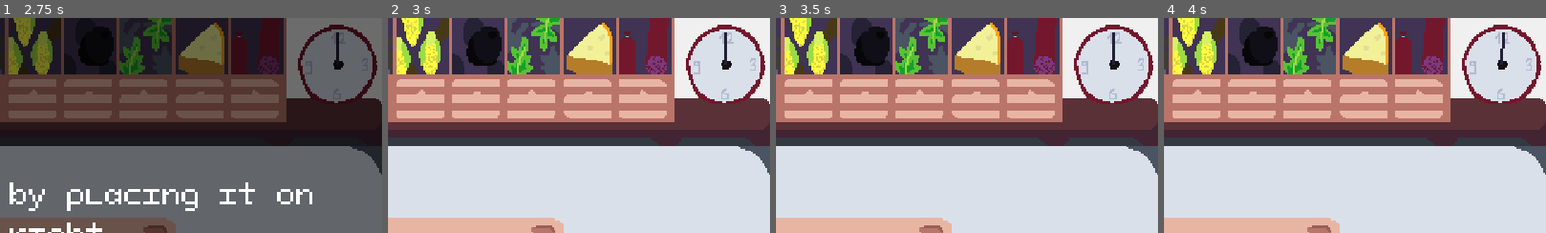
Above: before the commit, frames 1-4 (left to right).
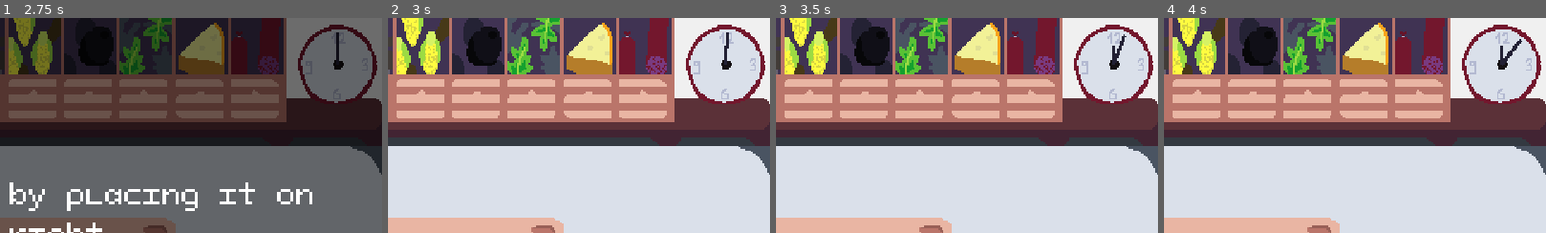
Above: after the commit, the same moments.

Repository: martindzejky/pizza-game
Game: Godot game, scene res://scenes/tutorial.tscn
Two runs of this game, one before a commit and one after it. Both use one fixed random seed, a clock stepped at 60 frames per second and the inputs below. This scene is started directly instead of the project's main scene.
Inputs (mouse positions are % of the whole screen's width and height, from its top left):
- Up to frame 1 (2.75 s): tap Enter at 0.5, 2 s; move the mouse to (45, 70) at 0.52 s; click (45, 70) at 0.67 s; tap Space at 1.25 s; move the mouse to (80, 65) at 1.27 s; click (80, 65) at 1.42 s; move the mouse to (20, 35) at 2.02 s; click (20, 35) at 2.17 s
- Up to frame 2 (3 s): tap Space at 2.75 s; move the mouse to (55, 50) at 2.77 s; click (55, 50) at 2.92 s
- Up to frame 3 (3.5 s): no input
- Up to frame 4 (4 s): move the mouse to (12, 15) at 3.52 s; click (12, 15) at 3.67 s
The pictures show only the part of the screen within x 50-100%, y 0-50%; the shares and areas given below are measured in that part.

Frame 1 is identical in both runs. In frame 2, less than 0.1% of the frame differs, in the area x 88-90%, y 6-15%; in frame 3, 0.2%; in frame 4, 0.2%, in the area x 88-94%, y 6-23%.

Commit message:
add large and small clock hand and animations
Large hand = 10 seconds
Small hand = 3 minutes, after which the level ends

Diff:
--- a/objects/clock/clock.gd
+++ b/objects/clock/clock.gd
@@ -1,10 +1,5 @@
 extends Node2D
 
-
-func _process(delta):
-    # animate the hand based on the timer
-    var percentage = 1.0 - $timer.time_left / $timer.wait_time
-    $hand.rotation = -PI/2 + percentage * PI*2
 
 func _on_timer_timeout():
     # reveal mouse if hidden
--- a/objects/clock/clock.tscn
+++ b/objects/clock/clock.tscn
@@ -1,8 +1,135 @@
-[gd_scene load_steps=4 format=3 uid="uid://b8eyata53lsrj"]
+[gd_scene load_steps=13 format=3 uid="uid://b8eyata53lsrj"]
 
 [ext_resource type="Texture2D" uid="uid://dimp1yqntdub1" path="res://sprites/clock.png" id="1_obsir"]
 [ext_resource type="Script" path="res://objects/clock/clock.gd" id="1_oip3x"]
 [ext_resource type="Texture2D" uid="uid://b7pocuro6x53p" path="res://sprites/clock-hand.png" id="2_2vbsq"]
+
+[sub_resource type="Animation" id="Animation_y7jy1"]
+length = 0.001
+tracks/0/type = "value"
+tracks/0/imported = false
+tracks/0/enabled = true
+tracks/0/path = NodePath("smallHand:rotation")
+tracks/0/interp = 1
+tracks/0/loop_wrap = true
+tracks/0/keys = {
+"times": PackedFloat32Array(0),
+"transitions": PackedFloat32Array(1),
+"update": 0,
+"values": [-1.5708]
+}
+
+[sub_resource type="Animation" id="Animation_oveex"]
+resource_name = "smallHand"
+length = 180.0
+loop_mode = 1
+tracks/0/type = "value"
+tracks/0/imported = false
+tracks/0/enabled = true
+tracks/0/path = NodePath("smallHand:rotation")
+tracks/0/interp = 1
+tracks/0/loop_wrap = true
+tracks/0/keys = {
+"times": PackedFloat32Array(0, 180),
+"transitions": PackedFloat32Array(1, 1),
+"update": 0,
+"values": [-1.5708, 4.71239]
+}
+
+[sub_resource type="AnimationLibrary" id="AnimationLibrary_p5udu"]
+_data = {
+"RESET": SubResource("Animation_y7jy1"),
+"smallHand": SubResource("Animation_oveex")
+}
+
+[sub_resource type="Animation" id="Animation_ynsfy"]
+length = 0.001
+tracks/0/type = "value"
+tracks/0/imported = false
+tracks/0/enabled = true
+tracks/0/path = NodePath("largeHand:rotation")
+tracks/0/interp = 1
+tracks/0/loop_wrap = true
+tracks/0/keys = {
+"times": PackedFloat32Array(0),
+"transitions": PackedFloat32Array(1),
+"update": 0,
+"values": [-1.5708]
+}
+
+[sub_resource type="Animation" id="Animation_u8gft"]
+resource_name = "largeHand"
+length = 10.0
+loop_mode = 1
+tracks/0/type = "value"
+tracks/0/imported = false
+tracks/0/enabled = true
+tracks/0/path = NodePath("largeHand:rotation")
+tracks/0/interp = 1
+tracks/0/loop_wrap = true
+tracks/0/keys = {
+"times": PackedFloat32Array(0, 10),
+"transitions": PackedFloat32Array(1, 1),
+"update": 0,
+"values": [-1.5708, 4.71239]
+}
+tracks/1/type = "method"
+tracks/1/imported = false
+tracks/1/enabled = true
+tracks/1/path = NodePath("scaleAnimation")
+tracks/1/interp = 1
+tracks/1/loop_wrap = true
+tracks/1/keys = {
+"times": PackedFloat32Array(10),
+"transitions": PackedFloat32Array(1),
+"values": [{
+"args": ["scale"],
+"method": &"play"
+}]
+}
+
+[sub_resource type="AnimationLibrary" id="AnimationLibrary_a72jf"]
+_data = {
+"RESET": SubResource("Animation_ynsfy"),
+"largeHand": SubResource("Animation_u8gft")
+}
+
+[sub_resource type="Animation" id="Animation_g54b3"]
+resource_name = "scale"
+length = 0.3
+tracks/0/type = "value"
+tracks/0/imported = false
+tracks/0/enabled = true
+tracks/0/path = NodePath(".:scale")
+tracks/0/interp = 1
+tracks/0/loop_wrap = true
+tracks/0/keys = {
+"times": PackedFloat32Array(0, 0.3),
+"transitions": PackedFloat32Array(0.435275, 0.435275),
+"update": 0,
+"values": [Vector2(1.2, 1.2), Vector2(1, 1)]
+}
+
+[sub_resource type="Animation" id="Animation_hynpd"]
+length = 0.001
+tracks/0/type = "value"
+tracks/0/imported = false
+tracks/0/enabled = true
+tracks/0/path = NodePath(".:scale")
+tracks/0/interp = 1
+tracks/0/loop_wrap = true
+tracks/0/keys = {
+"times": PackedFloat32Array(0),
+"transitions": PackedFloat32Array(1),
+"update": 0,
+"values": [Vector2(1, 1)]
+}
+
+[sub_resource type="AnimationLibrary" id="AnimationLibrary_o76gd"]
+_data = {
+"RESET": SubResource("Animation_hynpd"),
+"scale": SubResource("Animation_g54b3")
+}
 
 [node name="clock" type="Node2D"]
 script = ExtResource("1_oip3x")
@@ -10,7 +137,14 @@
 [node name="sprite" type="Sprite2D" parent="."]
 texture = ExtResource("1_obsir")
 
-[node name="hand" type="Sprite2D" parent="."]
+[node name="smallHand" type="Sprite2D" parent="."]
+rotation = -1.5708
+scale = Vector2(0.621247, 1)
+texture = ExtResource("2_2vbsq")
+centered = false
+offset = Vector2(0, -1)
+
+[node name="largeHand" type="Sprite2D" parent="."]
 rotation = -1.5708
 texture = ExtResource("2_2vbsq")
 centered = false
@@ -21,4 +155,21 @@
 one_shot = true
 autostart = true
 
+[node name="smallHandAnimation" type="AnimationPlayer" parent="."]
+autoplay = "smallHand"
+libraries = {
+"": SubResource("AnimationLibrary_p5udu")
+}
+
+[node name="largeHandAnimation" type="AnimationPlayer" parent="."]
+autoplay = "largeHand"
+libraries = {
+"": SubResource("AnimationLibrary_a72jf")
+}
+
+[node name="scaleAnimation" type="AnimationPlayer" parent="."]
+libraries = {
+"": SubResource("AnimationLibrary_o76gd")
+}
+
 [connection signal="timeout" from="timer" to="." method="_on_timer_timeout"]
